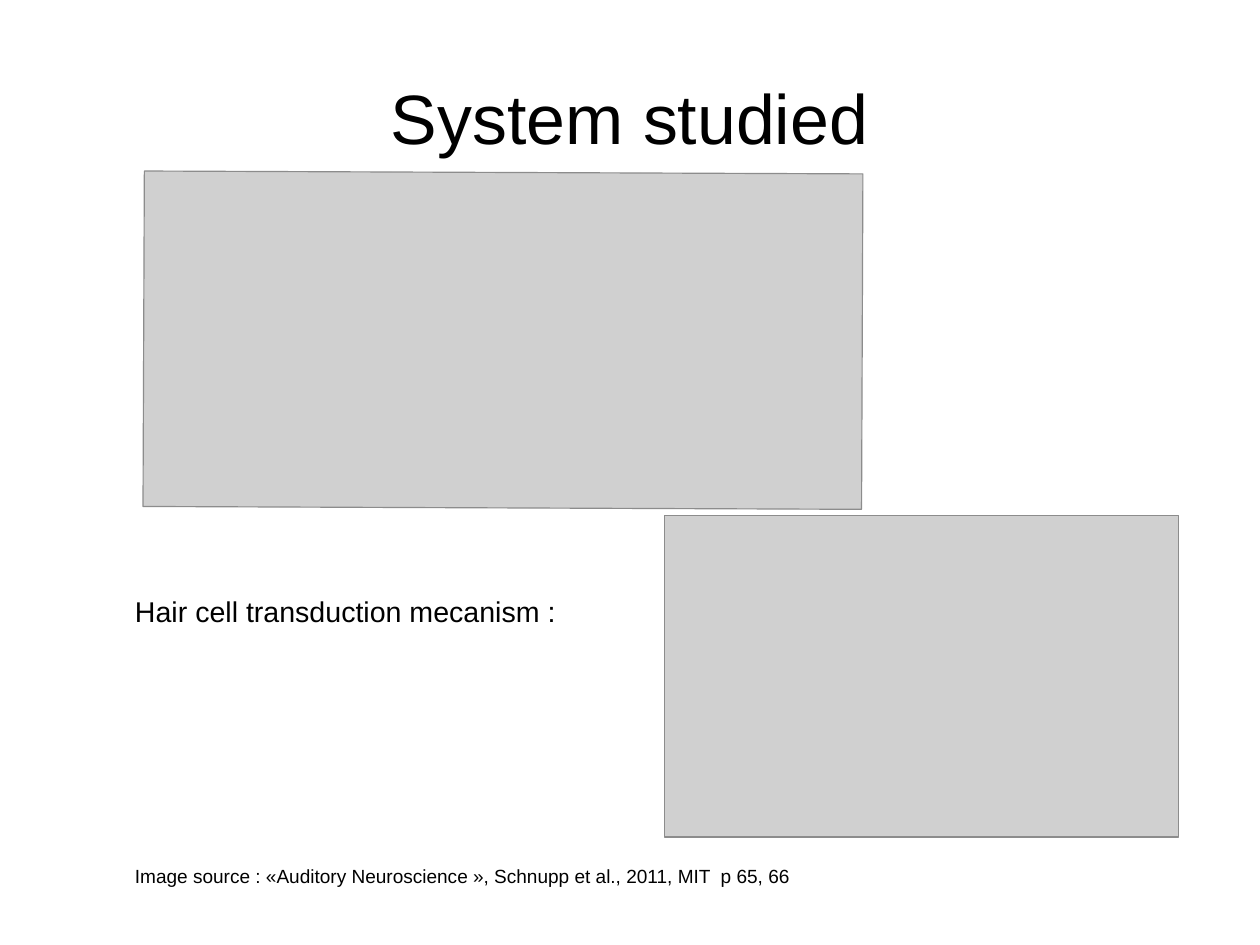
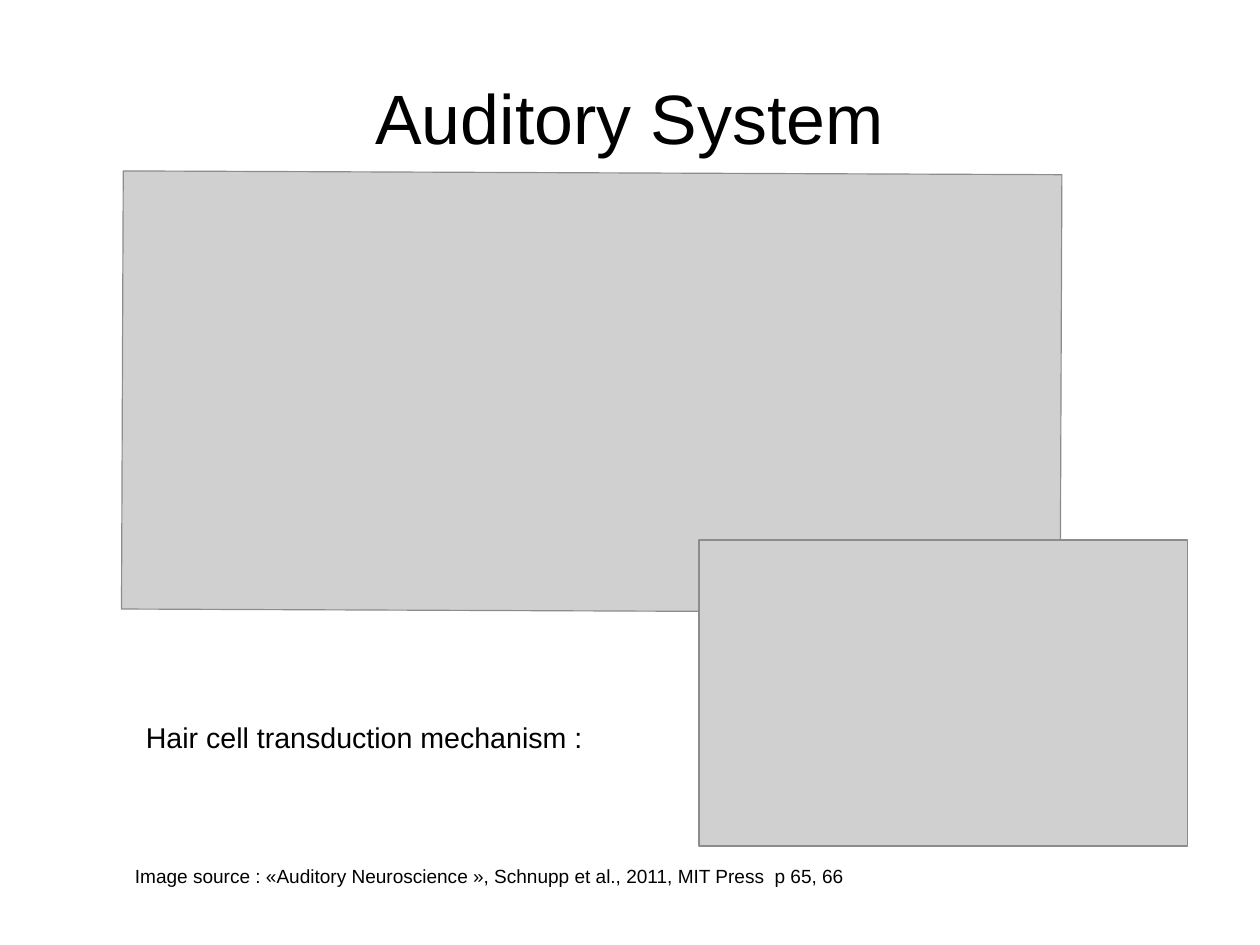
Before and after one commit to MaelleC/auditory-things, a slide deck: slide 5 of presentation/pres1.odp. Drawn at 1260x945 pixels with LibreOffice and Linux fonts; fonts in the diff are those of the drawing; grey boxes stand for pictures. Boxes give left, top, right and bottom in pixels: in the first picture for what was removed or moved away, otherwise in the second. Text is boxed around its words. In the diff, an @@ line names an element or a change of style, - is before the commit and + after.

```diff
--- a/presentation/pres1.odp
+++ b/presentation/pres1.odp
@@ title at box(375, 93, 884, 157): text changed @@
-System studied
+Auditory System
@@ picture: place and size @@
-picture at box(143, 171, 864, 510)
+picture at box(122, 171, 1062, 612)
@@ picture: place and size @@
-picture at box(665, 516, 1180, 837)
+picture at box(700, 540, 1189, 846)
@@ text at box(146, 727, 566, 749): text changed @@
-Hair cell transduction mecanism :
+Hair cell transduction mechanism :
@@ text at box(135, 869, 843, 887): text changed @@
-Image source : «Auditory Neuroscience », Schnupp et al., 2011, MIT p 65, 66
+Image source : «Auditory Neuroscience », Schnupp et al., 2011, MIT Press p 65, 66
```
Also in this commit, not shown: 9 other slides changed, 1 other file.
